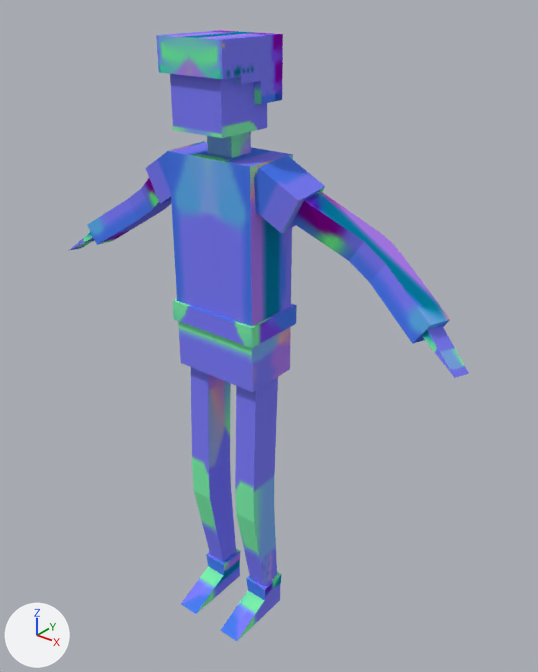
Renders of the Blender file Blendarium/Dude.blend from each side of a commit.
Camera for both pictures: a 50 mm camera at (1.436, -1.617, 2.144) aimed at (0.072, 0.089, 1.087). The axes (+X, +Y, +Z) are drawn at lower left. The lights are the same throughout.
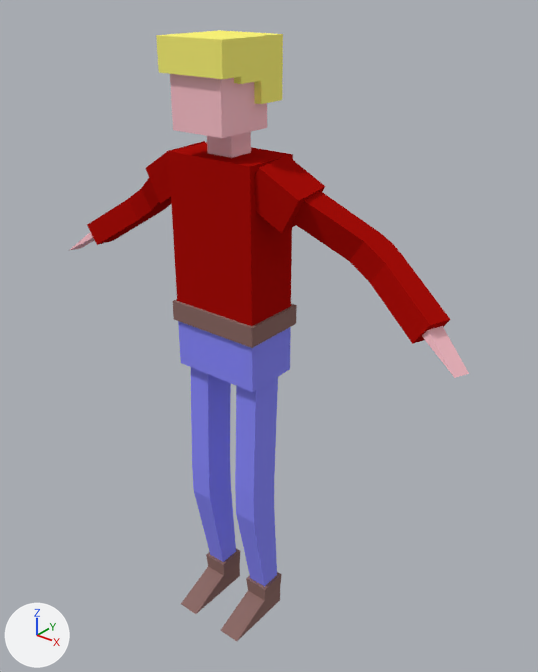
Patch to the scene script:
```diff
--- a/Blendarium/Dude.blend.py
+++ b/Blendarium/Dude.blend.py
@@ mat_material @@
 mat_material = diffuse_material('Material')
-mat_material.texture = img_nor_dude
+mat_material.texture = img_tex_dude_png
```

Boxes [x1, y1, x2, y2] around the edits, measured in the pictures (538 x 672 px):
'Cube', surface changed (blue to red): [70, 30, 469, 641] in both
